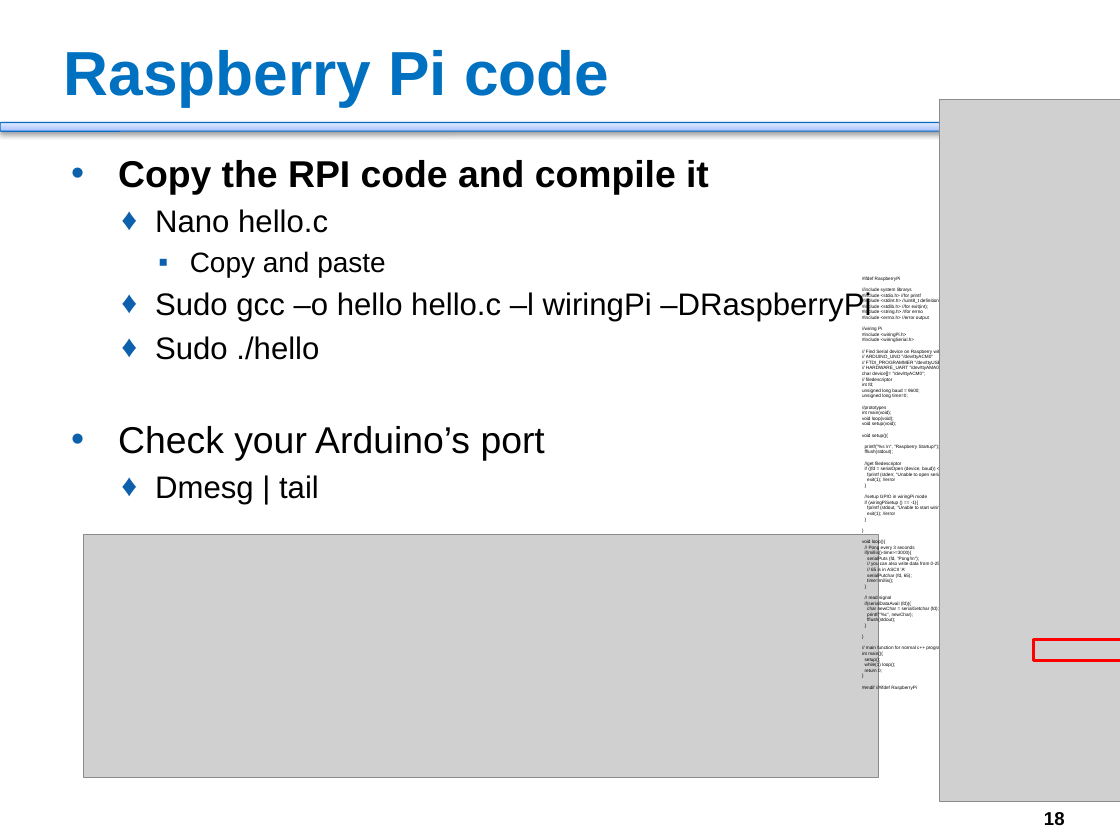
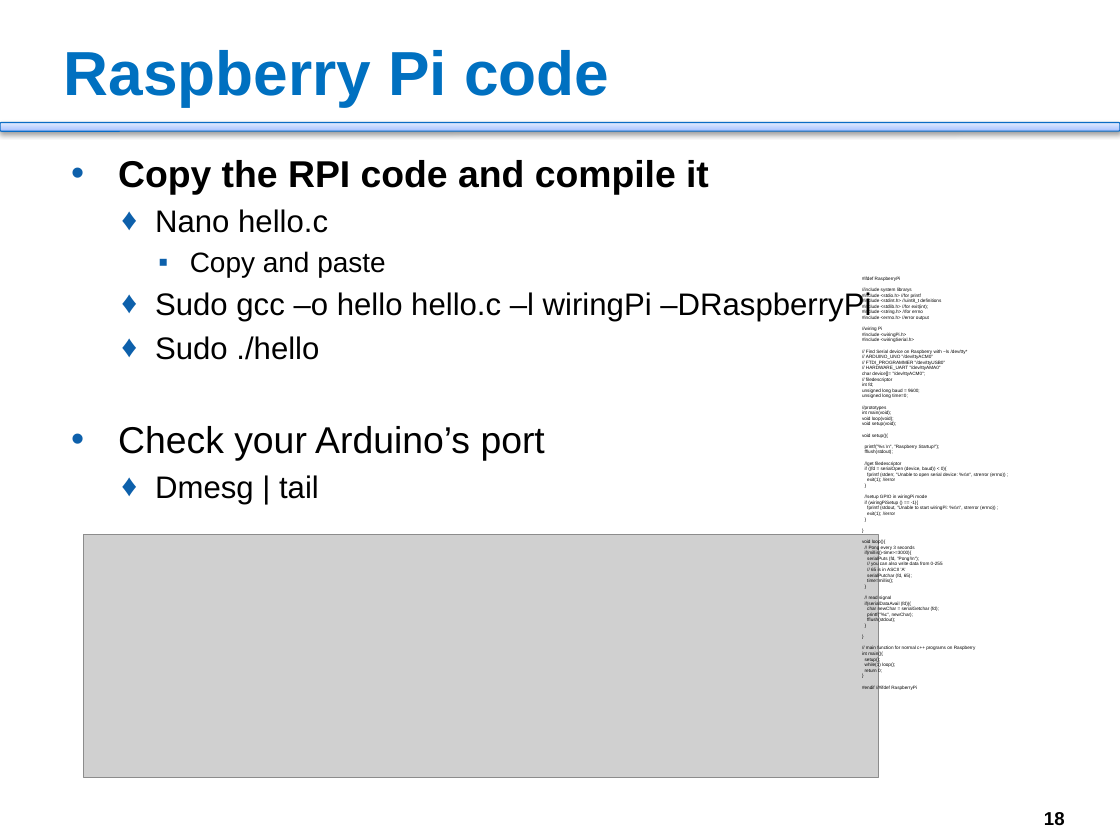
Before and after one commit to ricovalentino94/IoTProject, a slide deck: slide 18 of Week3-2-Raspberry-Pi.pptx. Drawn at 1120x840 pixels with LibreOffice and Linux fonts; fonts in the diff are those of the drawing; grey boxes stand for pictures; background and template pictures are left out. Boxes give left, top, right and bottom in pixels: in the first picture for what was removed or moved away, otherwise in the second. Text is boxed around its words. In the diff, an @@ line names an element or a change of style, - is before the commit and + after.

```diff
--- a/Week3-2-Raspberry-Pi.pptx
+++ b/Week3-2-Raspberry-Pi.pptx
@@ picture removed at (x1=940, y1=100, x2=1120, y2=801) @@
@@ rectangle removed at (x1=1034, y1=640, x2=1120, y2=661) @@
```
Also in this commit, not shown: 2 other slides changed, 5 other files.
